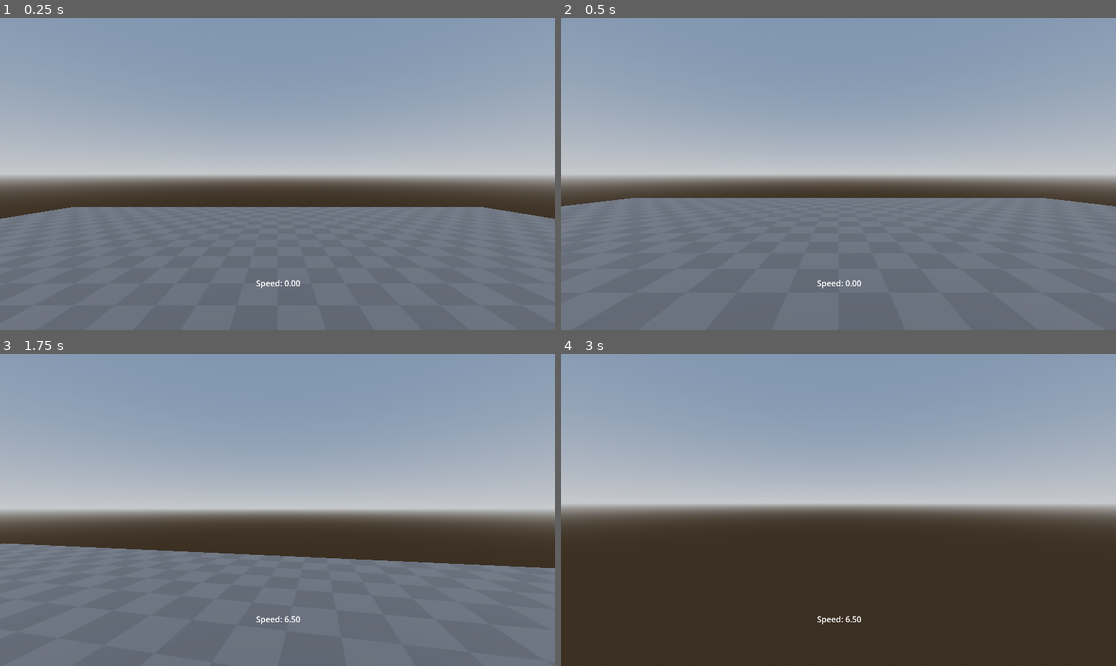
Above: before the commit, frames 1-4 (two rows, left to right).
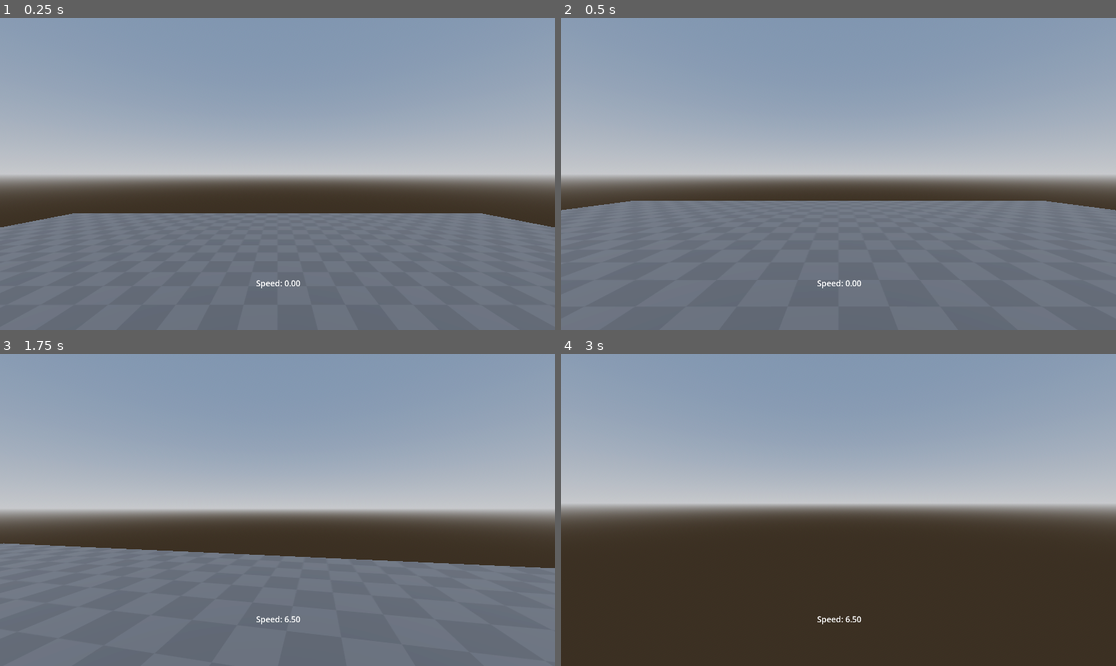
Above: after the commit, the same moments.

Repository: darichey/gibfest
Game: Godot game, scene res://Level.tscn
Same seed, same stepped clock (60 frames per second), same inputs: the game is played once before the commit and once after it.
Inputs (mouse positions are in pixels of both pictures, inside the frame that each line leads up to):
- Up to frame 1 (0.25 s): no input
- Up to frame 2 (0.5 s): no input
- Up to frame 3 (1.75 s): move the mouse to (305, 510) at 0.52 s; hold W (move_forward) from 0.53 s (still down); tap Space (move_jump) at 0.77, 1.52 s; move the mouse to (249, 510) at 1.27 s
- Up to frame 4 (3 s): keep holding W (move_forward); move the mouse to (849, 503) at 2.02 s; move the mouse to (832, 516) at 2.77 s

The runs differ from the first frame. In frame 1, 2.1% of the frame differs, in the area x 0-100%, y 60-68%; in frame 2, 0.9%; in frame 3, less than 0.1%; in frame 4, nothing differs.

Commit message:
Move stuff into Player scene

Diff:
--- a/game/Level.tscn
+++ b/game/Level.tscn
@@ -1,10 +1,8 @@
-[gd_scene load_steps=15 format=3 uid="uid://ds4bqcgwfr0kj"]
+[gd_scene load_steps=13 format=3 uid="uid://ds4bqcgwfr0kj"]
 
 [ext_resource type="PackedScene" uid="uid://341t63onpo4w" path="res://Player.tscn" id="1_glaeu"]
-[ext_resource type="Script" path="res://SpeedLabel.gd" id="2_6xfkj"]
 [ext_resource type="Texture2D" uid="uid://dq60nk0vg0v2q" path="res://addons/kenney_prototype_textures/dark/texture_08.png" id="2_gmtcp"]
 [ext_resource type="Texture2D" uid="uid://cs5cl44e37wtt" path="res://addons/kenney_prototype_textures/orange/texture_09.png" id="2_m6syr"]
-[ext_resource type="Script" path="res://VelocityVisual.gd" id="3_64w8f"]
 
 [sub_resource type="ProceduralSkyMaterial" id="ProceduralSkyMaterial_dpif3"]
 sky_horizon_color = Color(0.64625, 0.65575, 0.67075, 1)
@@ -47,33 +45,6 @@
 transform = Transform3D(-0.866025, -0.433013, 0.25, 0, 0.5, 0.866025, -0.5, 0.75, -0.433013, 14.0975, 17.4204, -13.5483)
 shadow_enabled = true
 
-[node name="Player" parent="." instance=ExtResource("1_glaeu")]
-transform = Transform3D(1, 0, 0, 0, 1, 0, 0, 0, 1, 0, 2, 0)
-
-[node name="DebugOverlay" type="CanvasLayer" parent="Player"]
-
-[node name="SpeedLabel" type="Label" parent="Player/DebugOverlay"]
-offset_left = 7.0
-offset_top = 891.0
-offset_right = 1919.0
-offset_bottom = 947.0
-theme_type_variation = &"HeaderLarge"
-horizontal_alignment = 1
-vertical_alignment = 1
-script = ExtResource("2_6xfkj")
-
-[node name="VelocityVisual" type="Control" parent="Player/DebugOverlay"]
-layout_mode = 3
-anchors_preset = 0
-offset_right = 40.0
-offset_bottom = 40.0
-script = ExtResource("3_64w8f")
-
-[node name="Head" type="Node3D" parent="Player"]
-transform = Transform3D(1, 0, 0, 0, 1, 0, 0, 0, 1, 0, 0.75, 0)
-
-[node name="Camera3D" type="Camera3D" parent="Player/Head"]
-
 [node name="Cube" type="MeshInstance3D" parent="."]
 transform = Transform3D(3, 0, 0, 0, 3, 0, 0, 0, 3, 10, 1.5, 0)
 mesh = SubResource("BoxMesh_rpjmg")
@@ -92,3 +63,6 @@
 
 [node name="CollisionShape3D" type="CollisionShape3D" parent="Floor/StaticBody3D"]
 shape = SubResource("ConcavePolygonShape3D_sxi1f")
+
+[node name="Player" parent="." instance=ExtResource("1_glaeu")]
+transform = Transform3D(1, 0, 0, 0, 1, 0, 0, 0, 1, 0, 2.47136, 0)
--- a/game/Player.tscn
+++ b/game/Player.tscn
@@ -1,12 +1,14 @@
-[gd_scene load_steps=4 format=3 uid="uid://341t63onpo4w"]
+[gd_scene load_steps=6 format=3 uid="uid://341t63onpo4w"]
 
 [ext_resource type="Script" path="res://Player.gd" id="1_0m806"]
+[ext_resource type="Script" path="res://SpeedLabel.gd" id="2_wyhm1"]
+[ext_resource type="Script" path="res://VelocityVisual.gd" id="3_1mth0"]
 
 [sub_resource type="CapsuleMesh" id="CapsuleMesh_mvex6"]
 
 [sub_resource type="CapsuleShape3D" id="CapsuleShape3D_yf3nb"]
 
-[node name="CharacterBody3D" type="CharacterBody3D"]
+[node name="Player" type="CharacterBody3D"]
 script = ExtResource("1_0m806")
 
 [node name="MeshInstance3D" type="MeshInstance3D" parent="."]
@@ -14,3 +16,27 @@
 
 [node name="CollisionShape3D" type="CollisionShape3D" parent="."]
 shape = SubResource("CapsuleShape3D_yf3nb")
+
+[node name="Head" type="Node3D" parent="."]
+transform = Transform3D(1, 0, 0, 0, 1, 0, 0, 0, 1, 0, 0.75, 0)
+
+[node name="Camera3D" type="Camera3D" parent="Head"]
+
+[node name="DebugOverlay" type="CanvasLayer" parent="."]
+
+[node name="SpeedLabel" type="Label" parent="DebugOverlay"]
+offset_left = 7.0
+offset_top = 891.0
+offset_right = 1919.0
+offset_bottom = 947.0
+theme_type_variation = &"HeaderLarge"
+horizontal_alignment = 1
+vertical_alignment = 1
+script = ExtResource("2_wyhm1")
+
+[node name="VelocityVisual" type="Control" parent="DebugOverlay"]
+layout_mode = 3
+anchors_preset = 0
+offset_right = 40.0
+offset_bottom = 40.0
+script = ExtResource("3_1mth0")
